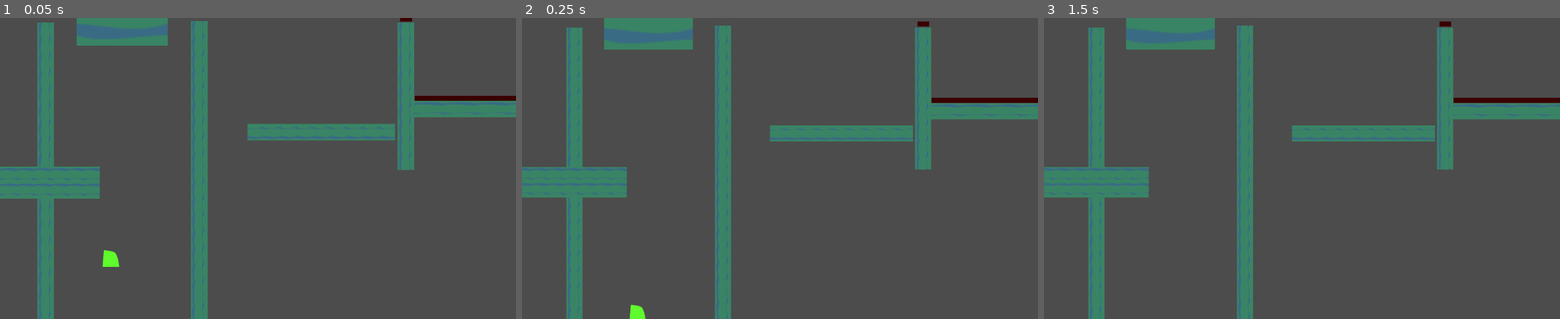
Above: before the commit, frames 1-3 (left to right).
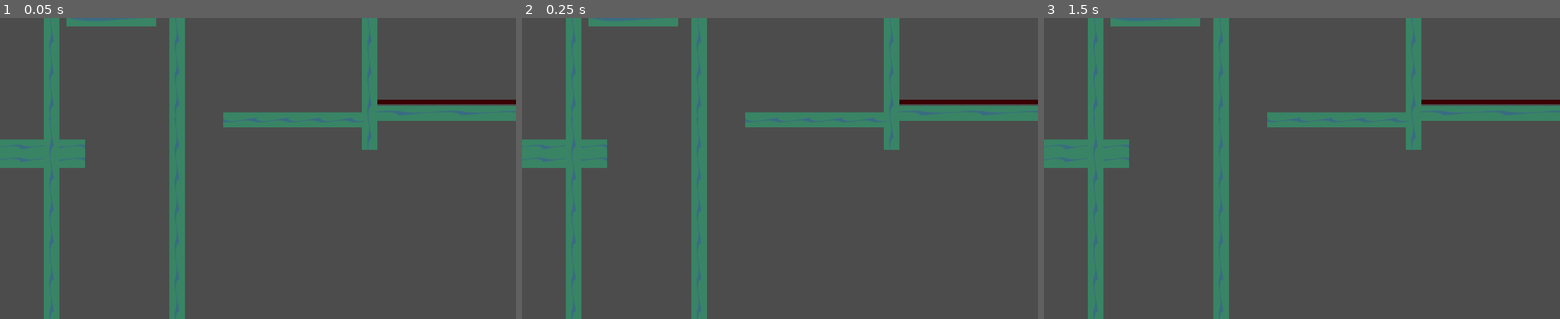
Above: after the commit, the same moments.

Repository: OsamaElHariri/oriks_lantern
Game: Godot game, scene res://gameplay/world/temp_level/TempLevel.tscn
The game is run twice, just before and just after one commit, with the same random seed, the same clock (stepped at 60 frames per second) and the same inputs. The engine's default icon, where the game draws it, is replaced by a stand-in: a white triangle on a blue panel in a dark square.
Inputs:
- Up to frame 1 (0.05 s): no input
- Up to frame 2 (0.25 s): no input
- Up to frame 3 (1.5 s): hold X (dash) 0.53-1.28 s; hold Right (ui_right) from 0.53 s (still down); tap C (jump) at 0.77 s; tap Enter at 1.25 s; tap X (dash) at 1.35 s

The runs differ from the first frame. In frame 1, 19% of the frame differs, in the area x 0-100%, y 0-100%; in frame 2, 17%; in frame 3, 17%.

Commit message:
Add player sprites and fix scale issue

Diff:
--- a/gameplay/actor/movement/cardinal_movement/CardinalMovement.gd
+++ b/gameplay/actor/movement/cardinal_movement/CardinalMovement.gd
@@ -1,6 +1,6 @@
 extends Node2D
 
-export var speed = 1300
+export var speed = 800
 
 var is_initialized = false
 var direction = Vector2(0, -1)
--- a/gameplay/actor/movement/gravity_movement/GravityMovement.gd
+++ b/gameplay/actor/movement/gravity_movement/GravityMovement.gd
@@ -1,8 +1,8 @@
 extends Node2D
 
 export var gravity = 120
-export var max_gravity = 1800
-export var max_wall_gravity = 200
+export var max_gravity = 900
+export var max_wall_gravity = 100
 
 var current_gravity = 1
 
--- a/gameplay/actor/movement/horizontal_movement/HorizontalMovement.gd
+++ b/gameplay/actor/movement/horizontal_movement/HorizontalMovement.gd
@@ -1,8 +1,8 @@
 extends Node2D
 
-export var speed = 800
-export var ramp_up_speed = 200
-export var ramp_down_speed = 120
+export var speed = 500
+export var ramp_up_speed = 150
+export var ramp_down_speed = 100
 
 var current_speed = 0
 
--- a/gameplay/actor/movement/jump_movement/JumpMovement.gd
+++ b/gameplay/actor/movement/jump_movement/JumpMovement.gd
@@ -1,6 +1,6 @@
 extends Node2D
 
-export var strength = 2100
+export var strength = 1600
 export var strength_decay = 50
 
 var current_strength = 0
--- a/gameplay/actor/movement/wall_jump_movement/WallJumpMovement.gd
+++ b/gameplay/actor/movement/wall_jump_movement/WallJumpMovement.gd
@@ -1,9 +1,9 @@
 extends Node2D
 
-export var x_strength = 1600
-export var y_strength = 2100
-export var x_strength_decay = 180
-export var y_strength_decay = 50
+export var x_strength = 1050
+export var y_strength = 1600
+export var x_strength_decay = 250
+export var y_strength_decay = 55
 
 var current_strength = Vector2.ZERO
 
@@ -33,7 +33,7 @@
 		stop()
 
 	var augmented_current_strength = current_strength
-	if horizontal_movment != null and resisting_push and current_strength.x > 1400:
+	if horizontal_movment != null and resisting_push and current_strength.x > current_strength.x * 0.95:
 		augmented_current_strength = Vector2(current_strength.x - horizontal_movment.current_speed * x_direction, current_strength.y)
 
 	return Vector2(x_direction, -1) * augmented_current_strength * move_collection.time_multiplier
--- a/gameplay/actor/player/player/Player.tscn
+++ b/gameplay/actor/player/player/Player.tscn
@@ -1,20 +1,24 @@
-[gd_scene load_steps=12 format=2]
+[gd_scene load_steps=16 format=2]
 
 [ext_resource path="res://gameplay/actor/player/player/DashWindUp.tres" type="Animation" id=1]
 [ext_resource path="res://gameplay/actor/movement/jump_movement/JumpMovement.tscn" type="PackedScene" id=2]
 [ext_resource path="res://gameplay/actor/player/player/lantern_dash_wind_up.png" type="Texture" id=3]
-[ext_resource path="res://gameplay/actor/player/player/actor_placeholder.png" type="Texture" id=4]
+[ext_resource path="res://gameplay/actor/player/player/hat.png" type="Texture" id=4]
 [ext_resource path="res://gameplay/actor/movement/gravity_movement/GravityMovement.tscn" type="PackedScene" id=5]
 [ext_resource path="res://gameplay/actor/movement/move_collection/MoveCollection.tscn" type="PackedScene" id=6]
 [ext_resource path="res://gameplay/actor/movement/horizontal_movement/HorizontalMovement.tscn" type="PackedScene" id=7]
 [ext_resource path="res://gameplay/actor/player/player/Player.gd" type="Script" id=8]
 [ext_resource path="res://gameplay/actor/movement/wall_jump_movement/WallJumpMovement.tscn" type="PackedScene" id=9]
+[ext_resource path="res://gameplay/actor/player/player/torso.png" type="Texture" id=10]
+[ext_resource path="res://gameplay/actor/player/player/leg.png" type="Texture" id=11]
+[ext_resource path="res://gameplay/actor/player/player/hand.png" type="Texture" id=12]
+[ext_resource path="res://gameplay/actor/player/player/lantern.png" type="Texture" id=13]
 
 [sub_resource type="RectangleShape2D" id=1]
-extents = Vector2( 32, 32 )
+extents = Vector2( 16, 24 )
 
 [sub_resource type="RectangleShape2D" id=2]
-extents = Vector2( 54, 28 )
+extents = Vector2( 32, 24 )
 
 [node name="Player" type="KinematicBody2D" groups=[
 "player",
@@ -22,15 +26,13 @@
 script = ExtResource( 8 )
 
 [node name="CollisionShape2D" type="CollisionShape2D" parent="."]
+position = Vector2( 0, -24.1912 )
 shape = SubResource( 1 )
 
 [node name="dash_wind_up" type="Sprite" parent="."]
 modulate = Color( 1, 1, 1, 0 )
 scale = Vector2( 0.2, 0.2 )
 texture = ExtResource( 3 )
-
-[node name="actor_placeholder" type="Sprite" parent="."]
-texture = ExtResource( 4 )
 
 [node name="MoveCollection" parent="." instance=ExtResource( 6 )]
 
@@ -46,8 +48,58 @@
 anims/DashWindUp = ExtResource( 1 )
 
 [node name="WallCheckArea" type="Area2D" parent="."]
+position = Vector2( 0, -34.7115 )
 collision_layer = 0
 collision_mask = 3
 
 [node name="CollisionShape2D" type="CollisionShape2D" parent="WallCheckArea"]
+position = Vector2( 0, 6.83501 )
 shape = SubResource( 2 )
+
+[node name="Visuals" type="Node2D" parent="."]
+z_index = 5
+
+[node name="Sprites" type="Node2D" parent="Visuals"]
+scale = Vector2( 0.5, 0.5 )
+
+[node name="torso" type="Sprite" parent="Visuals/Sprites"]
+position = Vector2( 0, -77.1144 )
+texture = ExtResource( 10 )
+
+[node name="hat" type="Sprite" parent="Visuals/Sprites/torso"]
+position = Vector2( -0.142975, -28.6777 )
+texture = ExtResource( 4 )
+
+[node name="hand" type="Sprite" parent="Visuals/Sprites/torso"]
+position = Vector2( 26.7404, 29.6894 )
+texture = ExtResource( 12 )
+
+[node name="lantern" type="Sprite" parent="Visuals/Sprites/torso/hand"]
+position = Vector2( 14.0921, 15.9884 )
+z_index = -1
+texture = ExtResource( 13 )
+
+[node name="Legs" type="Node2D" parent="Visuals/Sprites/torso"]
+position = Vector2( 0.157776, 37.6188 )
+
+[node name="frontleg" type="Sprite" parent="Visuals/Sprites/torso/Legs"]
+position = Vector2( 8.16074, -0.61869 )
+texture = ExtResource( 11 )
+offset = Vector2( 0, 9.62455 )
+
+[node name="leg" type="Sprite" parent="Visuals/Sprites/torso/Legs/frontleg"]
+position = Vector2( 0, 18.353 )
+texture = ExtResource( 11 )
+offset = Vector2( 0, 9.62455 )
+
+[node name="backleg" type="Sprite" parent="Visuals/Sprites/torso/Legs"]
+modulate = Color( 0.788235, 0.788235, 0.788235, 1 )
+position = Vector2( -11.8981, -0.61869 )
+z_index = -1
+texture = ExtResource( 11 )
+offset = Vector2( 0, 9.62455 )
+
+[node name="leg" type="Sprite" parent="Visuals/Sprites/torso/Legs/backleg"]
+position = Vector2( 0, 18.353 )
+texture = ExtResource( 11 )
+offset = Vector2( 0, 9.62455 )
--- a/gameplay/actor/player/spirit_player/SpiritPlayer.tscn
+++ b/gameplay/actor/player/spirit_player/SpiritPlayer.tscn
@@ -8,7 +8,7 @@
 [ext_resource path="res://gameplay/actor/player/player/lantern_dash_wind_up.png" type="Texture" id=9]
 
 [sub_resource type="CircleShape2D" id=1]
-radius = 26.2816
+radius = 16.0
 
 [node name="SpiritPlayer" type="KinematicBody2D"]
 collision_layer = 6
@@ -19,6 +19,7 @@
 shape = SubResource( 1 )
 
 [node name="spirit_actor_placeholder" type="Sprite" parent="."]
+scale = Vector2( 0.483528, 0.483528 )
 texture = ExtResource( 1 )
 
 [node name="MoveCollection" parent="." instance=ExtResource( 2 )]
--- a/gameplay/platform/moving_platform/MoveOnTriggerPlatform.tscn
+++ b/gameplay/platform/moving_platform/MoveOnTriggerPlatform.tscn
@@ -4,10 +4,10 @@
 [ext_resource path="res://gameplay/platform/moving_platform/MoveOnTriggerPlatform.gd" type="Script" id=2]
 
 [sub_resource type="RectangleShape2D" id=1]
-extents = Vector2( 177.199, 383 )
+extents = Vector2( 90, 180 )
 
 [sub_resource type="RectangleShape2D" id=2]
-extents = Vector2( 177.576, 156.75 )
+extents = Vector2( 89.2343, 71.9421 )
 
 [node name="MoveOnTriggerPlatform" type="Area2D"]
 script = ExtResource( 2 )
@@ -15,13 +15,13 @@
 [node name="CollisionShape2D" type="CollisionShape2D" parent="." groups=[
 "wall_jump_platform",
 ]]
-position = Vector2( 0, 231.333 )
+position = Vector2( 0, 121.205 )
 shape = SubResource( 1 )
 
 [node name="KinematicBody2D" type="KinematicBody2D" parent="."]
 
 [node name="solid_platform" type="Sprite" parent="KinematicBody2D"]
-scale = Vector2( 5.50008, 4.86128 )
+scale = Vector2( 2.78212, 2.2615 )
 texture = ExtResource( 1 )
 
 [node name="CollisionShape2D" type="CollisionShape2D" parent="KinematicBody2D"]
--- a/gameplay/platform/moving_platform/MovingPlatform.gd
+++ b/gameplay/platform/moving_platform/MovingPlatform.gd
@@ -8,5 +8,5 @@
 
 func _physics_process(delta):
 	position += Vector2.DOWN * 100 * delta
-	if abs(position.y - initial_position.y) > 2900:
+	if abs(position.y - initial_position.y) > 1500:
 		position = initial_position
--- a/gameplay/platform/moving_platform/MovingPlatform.tscn
+++ b/gameplay/platform/moving_platform/MovingPlatform.tscn
@@ -4,13 +4,13 @@
 [ext_resource path="res://gameplay/platform/moving_platform/MovingPlatform.gd" type="Script" id=2]
 
 [sub_resource type="RectangleShape2D" id=1]
-extents = Vector2( 304.369, 12.3226 )
+extents = Vector2( 150, 6 )
 
 [node name="MovingPlatform" type="KinematicBody2D"]
 script = ExtResource( 2 )
 
 [node name="solid_platform" type="Sprite" parent="."]
-scale = Vector2( 9.55644, 0.383773 )
+scale = Vector2( 4.67741, 0.166606 )
 texture = ExtResource( 1 )
 
 [node name="CollisionShape2D" type="CollisionShape2D" parent="."]
--- a/gameplay/platform/solid_platform/SolidPlatform.tscn
+++ b/gameplay/platform/solid_platform/SolidPlatform.tscn
@@ -3,7 +3,7 @@
 [ext_resource path="res://gameplay/platform/solid_platform/solid_platform.png" type="Texture" id=1]
 
 [sub_resource type="RectangleShape2D" id=1]
-extents = Vector2( 286.513, 32.3817 )
+extents = Vector2( 140, 16 )
 
 [node name="SolidPlatform" type="Node2D"]
 
@@ -15,6 +15,7 @@
 shape = SubResource( 1 )
 
 [node name="icon" type="Sprite" parent="."]
+scale = Vector2( 0.997859, 0.962527 )
 texture = ExtResource( 1 )
 region_enabled = true
-region_rect = Rect2( 0, 0, 567.63, 64 )
+region_rect = Rect2( 0, 0, 280, 32 )
--- a/gameplay/platform/spikes/Spikes.tscn
+++ b/gameplay/platform/spikes/Spikes.tscn
@@ -4,7 +4,7 @@
 [ext_resource path="res://gameplay/platform/spikes/Spikes.gd" type="Script" id=2]
 
 [sub_resource type="RectangleShape2D" id=1]
-extents = Vector2( 284.277, 10 )
+extents = Vector2( 140, 5 )
 
 [node name="Spikes" type="Node2D"]
 script = ExtResource( 2 )
@@ -17,5 +17,5 @@
 [node name="solid_platform" type="Sprite" parent="."]
 modulate = Color( 1, 0, 0, 1 )
 position = Vector2( 0.127291, 0.0290241 )
-scale = Vector2( 8.86421, 0.303643 )
+scale = Vector2( 4.35108, 0.144726 )
 texture = ExtResource( 1 )
--- a/gameplay/world/camera/WorldCamera.gd
+++ b/gameplay/world/camera/WorldCamera.gd
@@ -14,6 +14,6 @@
 
 func _physics_process(delta):
 	if is_narrowing:
-		zoom = zoom - (zoom - Vector2(1.95, 1.95)) * 0.2
+		zoom = zoom - (zoom - Vector2(0.95, 0.95)) * 0.2
 	else:
-		zoom = zoom - (zoom - Vector2(2, 2)) * 0.6
+		zoom = zoom - (zoom - Vector2(1, 1)) * 0.6
--- a/gameplay/world/temp_level/TempLevel.tscn
+++ b/gameplay/world/temp_level/TempLevel.tscn
@@ -65,117 +65,117 @@
 }
 
 [node name="SolidPlatform5" parent="." instance=ExtResource( 2 )]
-position = Vector2( -19.331, 1355.71 )
-
-[node name="SolidPlatform6" parent="." instance=ExtResource( 2 )]
-position = Vector2( -303.659, 1083.31 )
-rotation = 1.57079
-
-[node name="SolidPlatform11" parent="." instance=ExtResource( 2 )]
-position = Vector2( -303.659, 539.35 )
-rotation = 1.57079
-
-[node name="SolidPlatform12" parent="." instance=ExtResource( 2 )]
-position = Vector2( -303.659, 21.0982 )
-rotation = 1.57079
+position = Vector2( 228.652, 751.508 )
 
 [node name="SolidPlatform15" parent="." instance=ExtResource( 2 )]
-position = Vector2( 1080.68, 21.0982 )
+position = Vector2( 733.642, 123.668 )
 rotation = 1.57079
 
 [node name="Spikes" parent="SolidPlatform15" instance=ExtResource( 4 )]
-position = Vector2( -297.339, -0.883667 )
+position = Vector2( -144.728, -0.832115 )
 rotation = 1.57079
 scale = Vector2( 0.0799731, 1 )
 
 [node name="SolidPlatform17" parent="." instance=ExtResource( 2 )]
-position = Vector2( 2247.86, 44.4745 )
+position = Vector2( 1297.73, 148.383 )
 rotation = 1.57079
 
 [node name="SolidPlatform18" parent="." instance=ExtResource( 2 )]
-position = Vector2( 2497.21, -271.105 )
+position = Vector2( 1421.74, -1.09579 )
 
 [node name="SolidPlatform19" parent="." instance=ExtResource( 2 )]
-position = Vector2( 755.676, 159.408 )
+position = Vector2( 583.078, 202.928 )
 
 [node name="SolidPlatform16" parent="." instance=ExtResource( 2 )]
-position = Vector2( 1657.05, 71.4305 )
+position = Vector2( 1013.46, 189.99 )
 rotation = 3.14159
 scale = Vector2( 1.92, 1 )
 
 [node name="Spikes" parent="SolidPlatform16" instance=ExtResource( 4 )]
-position = Vector2( -1.42834, 43.3217 )
+position = Vector2( -1.42834, 22.269 )
 
 [node name="SolidPlatform8" parent="." instance=ExtResource( 2 )]
-position = Vector2( -380.614, 384.903 )
+position = Vector2( 29.6645, 257.527 )
 rotation = 3.14159
 
 [node name="SolidPlatform9" parent="." instance=ExtResource( 2 )]
-position = Vector2( -380.614, 325.069 )
+position = Vector2( 29.6645, 283.178 )
 rotation = 3.14159
 
 [node name="SolidPlatform7" parent="." instance=ExtResource( 2 )]
-position = Vector2( 285.74, 1052.09 )
+position = Vector2( 351.591, 596.516 )
 rotation = 1.57079
 
 [node name="SolidPlatform13" parent="." instance=ExtResource( 2 )]
-position = Vector2( 285.74, 508.133 )
+position = Vector2( 351.591, 332.552 )
 rotation = 1.57079
 
 [node name="SolidPlatform14" parent="." instance=ExtResource( 2 )]
-position = Vector2( 285.74, 14.3883 )
+position = Vector2( 351.591, 58.7663 )
+rotation = 1.57079
+
+[node name="SolidPlatform11" parent="." instance=ExtResource( 2 )]
+position = Vector2( 102.734, 596.516 )
+rotation = 1.57079
+
+[node name="SolidPlatform21" parent="." instance=ExtResource( 2 )]
+position = Vector2( 102.734, 332.552 )
+rotation = 1.57079
+
+[node name="SolidPlatform20" parent="." instance=ExtResource( 2 )]
+position = Vector2( 102.734, 58.7663 )
 rotation = 1.57079
 
 [node name="SolidPlatform3" parent="." instance=ExtResource( 2 )]
-position = Vector2( -811.658, 485.721 )
+position = Vector2( -248.001, 325.886 )
 rotation = 6.28318
 
 [node name="Spikes" parent="SolidPlatform3" instance=ExtResource( 4 )]
-position = Vector2( 0.430943, -34.4904 )
+position = Vector2( -2.13595, -22.1701 )
 
 [node name="SolidPlatform4" parent="." instance=ExtResource( 2 )]
-position = Vector2( -814.092, 597.591 )
+position = Vector2( -250.214, 362.782 )
 rotation = 3.14159
 
 [node name="Spikes" parent="SolidPlatform4" instance=ExtResource( 4 )]
-position = Vector2( 0.259735, -46.266 )
+position = Vector2( -1.94565, -21.2729 )
 
 [node name="SolidPlatform10" parent="." instance=ExtResource( 2 )]
-position = Vector2( -808.792, 944.746 )
+position = Vector2( -244.748, 616.017 )
 rotation = 3.14159
 
 [node name="Spikes" parent="SolidPlatform10" instance=ExtResource( 4 )]
-position = Vector2( 0.259735, -46.266 )
+position = Vector2( 0.259674, -23.4598 )
 
 [node name="Player" parent="." instance=ExtResource( 1 )]
-position = Vector2( -53.2088, 636.118 )
+position = Vector2( 241.83, 704.336 )
 
 [node name="WorldCamera" parent="." instance=ExtResource( 3 )]
 position = Vector2( 512, 300 )
 current = true
 
 [node name="MovingPlatforms" type="Node2D" parent="."]
-position = Vector2( -2110.18, 83.0708 )
+position = Vector2( -548.866, 264.837 )
 
 [node name="MovingPlatform3" parent="MovingPlatforms" instance=ExtResource( 5 )]
-position = Vector2( 921.388, 638.978 )
+position = Vector2( 0.632629, 638.978 )
 
 [node name="MovingPlatform4" parent="MovingPlatforms" instance=ExtResource( 5 )]
-position = Vector2( 921.388, 88.8238 )
+position = Vector2( 0.632568, 424.272 )
 
 [node name="MovingPlatform8" parent="MovingPlatforms" instance=ExtResource( 5 )]
-position = Vector2( 921.388, -1057.42 )
+position = Vector2( 0.632568, -23.1224 )
 
 [node name="MovingPlatform7" parent="MovingPlatforms" instance=ExtResource( 5 )]
-position = Vector2( 921.388, -448.284 )
+position = Vector2( 0.632568, 185.34 )
 
 [node name="MovingPlatform6" parent="MovingPlatforms" instance=ExtResource( 5 )]
-position = Vector2( 921.388, -1669.66 )
+position = Vector2( 0.632568, -248.665 )
 
 [node name="MovingPlatform5" parent="MovingPlatforms" instance=ExtResource( 5 )]
-position = Vector2( 921.388, -2243.05 )
+position = Vector2( 0.632568, -509.882 )
 
 [node name="MoveOnTriggerPlatform" parent="." instance=ExtResource( 6 )]
-position = Vector2( -9.71066, -330.336 )
+position = Vector2( 221.089, -55.2206 )
 speed = 1000
 ramp_up_speed = 200
Binary file added: gameplay/actor/player/player/hand.png
Not shown, added: gameplay/actor/player/player/hand.png.import
Binary file added: gameplay/actor/player/player/hat.png
Not shown, added: gameplay/actor/player/player/hat.png.import
Binary file added: gameplay/actor/player/player/lantern.png
Not shown, added: gameplay/actor/player/player/lantern.png.import
Binary file added: gameplay/actor/player/player/leg.png
Not shown, added: gameplay/actor/player/player/leg.png.import
Binary file added: gameplay/actor/player/player/torso.png
Not shown, added: gameplay/actor/player/player/torso.png.import
